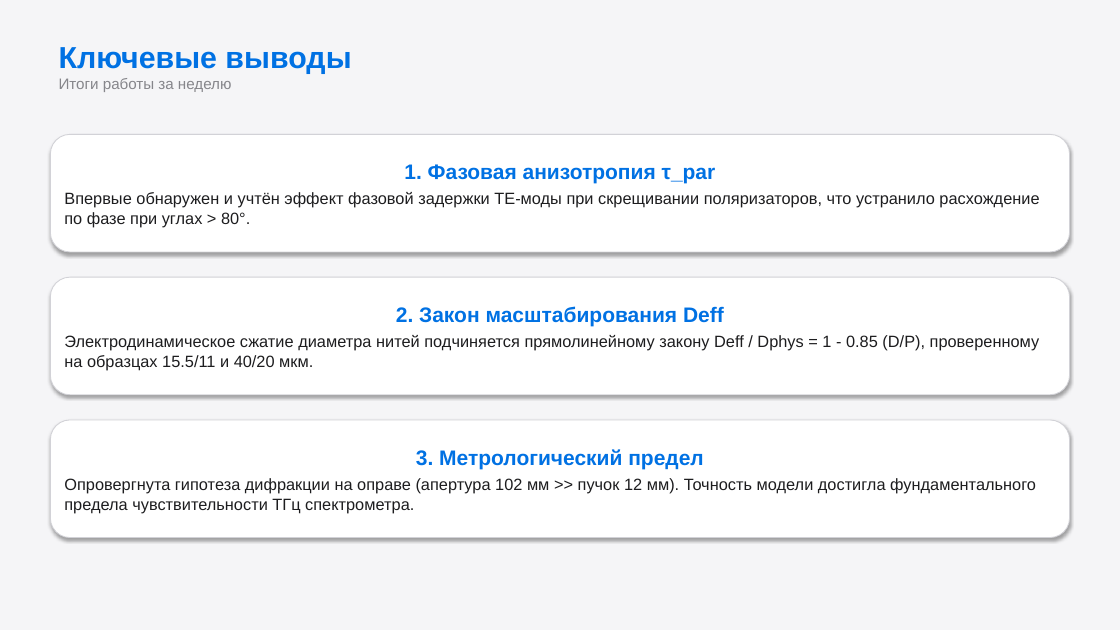
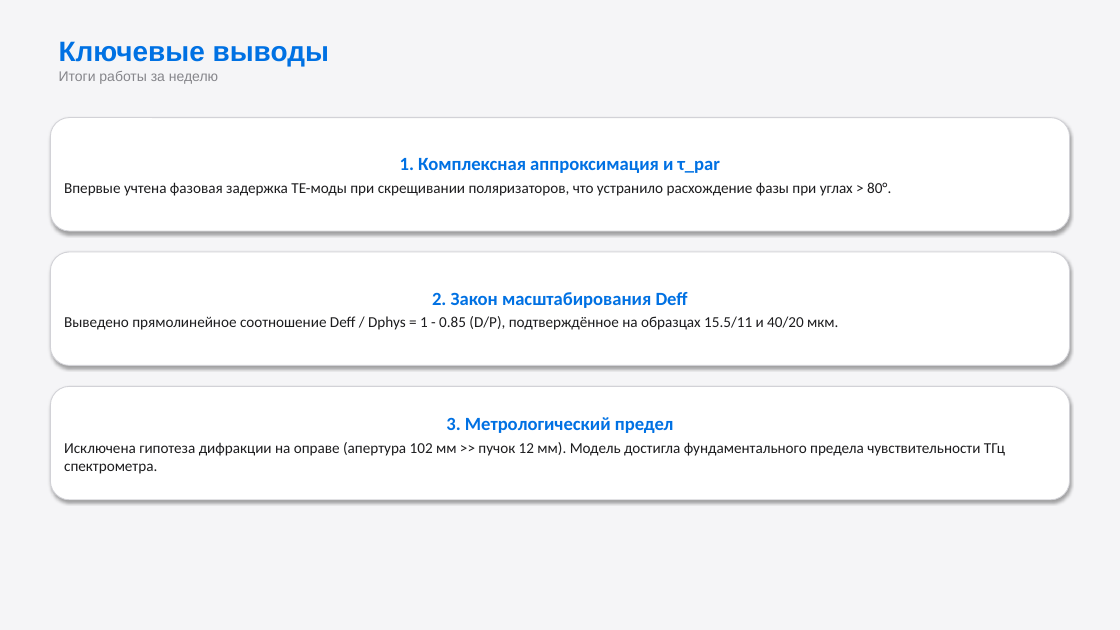
Before and after one commit to brattri3/THz-Unified-Optimizer, a slide deck: slide 9 of docs/artifacts/presentation_v2.pptx. Drawn at 1120x630 pixels with LibreOffice and Linux fonts; fonts in the diff are those of the drawing. Boxes give left, top, right and bottom in pixels: in the first picture for what was removed or moved away, otherwise in the second. Text is boxed around its words. In the diff, an @@ line names an element or a change of style, - is before the commit and + after.

```diff
--- a/docs/artifacts/presentation_v2.pptx
+++ b/docs/artifacts/presentation_v2.pptx
@@ text "Ключевые выводы" at (x1=59, y1=41, x2=329, y2=84): size 26 to 24 pt in "Ключевые выводы"; size 13 to 12 pt in "Итоги работы за неделю" @@
@@ rounded rectangle "1. Комплексная аппроксимация и τ_par" resized from (x1=50, y1=134, x2=1070, y2=252) to (x1=50, y1=118, x2=1070, y2=231) @@
@@ text in rounded rectangle at (x1=64, y1=158, x2=891, y2=196): text changed; size 14 to 13 pt; font Arial to Calibri @@
-1. Фазовая анизотропия τ_par
-Впервые обнаружен и учтён эффект фазовой задержки TE-моды при скрещивании поляризаторов, что устранило расхождение по фазе при углах > 80°.
+1. Комплексная аппроксимация и τ_par
+Впервые учтена фазовая задержка TE-моды при скрещивании поляризаторов, что устранило расхождение фазы при углах > 80°.
@@ rounded rectangle "2. Закон масштабирования Deff" resized from (x1=50, y1=277, x2=1070, y2=395) to (x1=50, y1=252, x2=1070, y2=365) @@
@@ text in rounded rectangle at (x1=432, y1=292, x2=688, y2=308): size 18 to 16 pt, font Arial to Calibri in "2. Закон масштабирования Deff" @@
@@ text in rounded rectangle at (x1=64, y1=316, x2=838, y2=330): text changed; size 14 to 13 pt; font Arial to Calibri @@
-Электродинамическое сжатие диаметра нитей подчиняется прямолинейному закону Deff / Dphys = 1 - 0.85 (D/P), проверенному на образцах 15.5/11 и 40/20 мкм.
+Выведено прямолинейное соотношение Deff / Dphys = 1 - 0.85 (D/P), подтверждённое на образцах 15.5/11 и 40/20 мкм.
@@ rounded rectangle "3. Метрологический предел" resized from (x1=50, y1=420, x2=1070, y2=538) to (x1=50, y1=386, x2=1070, y2=500) @@
@@ text in rounded rectangle at (x1=446, y1=417, x2=674, y2=433): size 18 to 16 pt, font Arial to Calibri in "3. Метрологический предел" @@
@@ text in rounded rectangle at (x1=64, y1=442, x2=1005, y2=474): text changed; size 14 to 13 pt; font Arial to Calibri @@
-Опровергнута гипотеза дифракции на оправе (апертура 102 мм >> пучок 12 мм). Точность модели достигла фундаментального предела чувствительности ТГц спектрометра.
+Исключена гипотеза дифракции на оправе (апертура 102 мм >> пучок 12 мм). Модель достигла фундаментального предела чувствительности ТГц спектрометра.
```
Also in this commit, not shown: 8 other slides changed, 4 other files.
